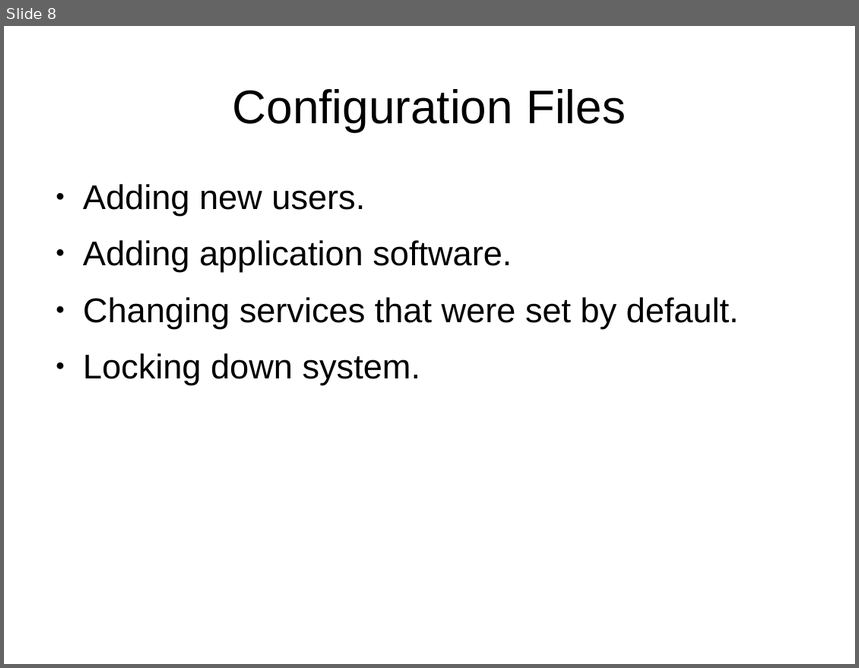
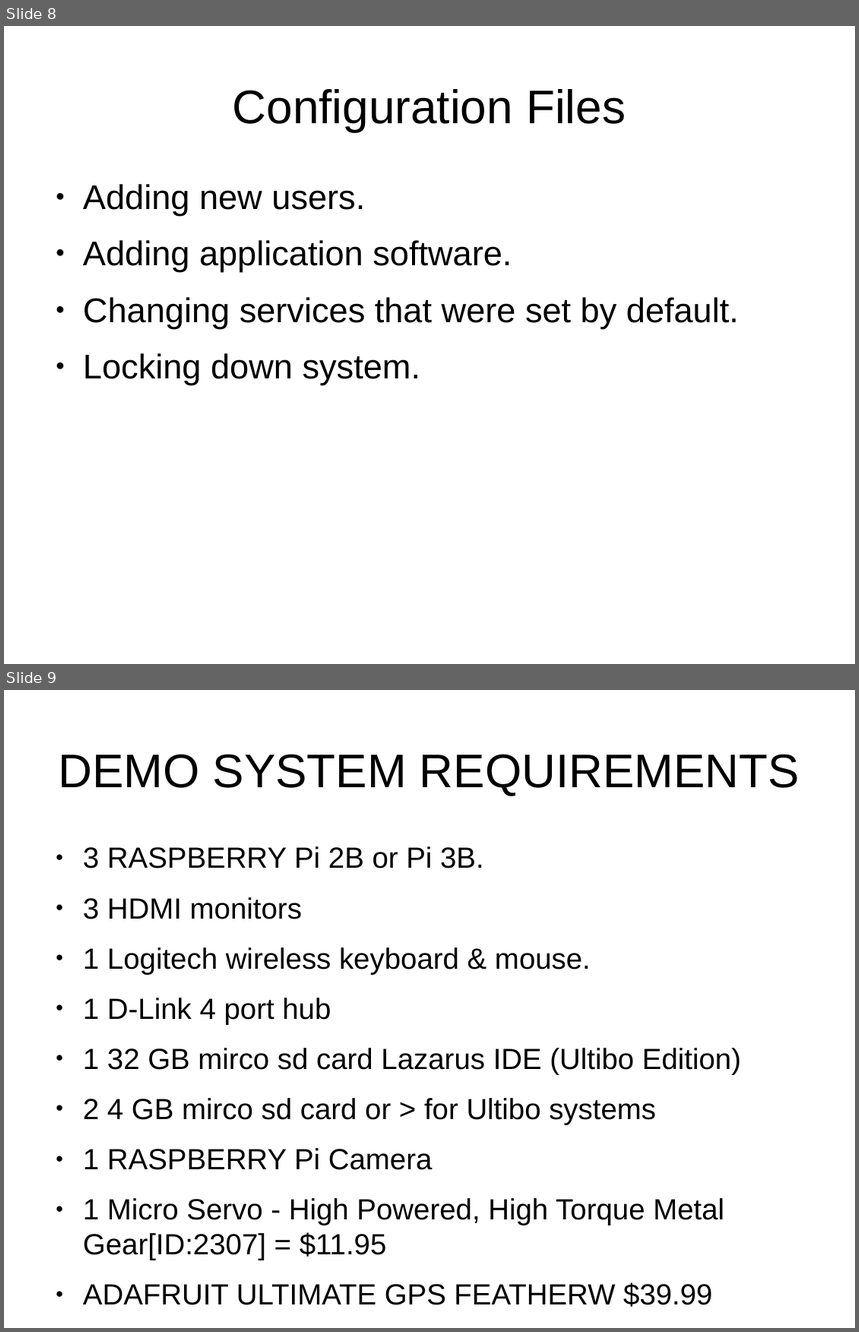
Before and after one commit to develone/raspbian-pi-gen, a slide deck: design.odp. Shown one above the other, each under a label of ours: slide 8 before the commit, slides 8 and 9 after it. The pictures are 859x668 and 859x1332 pixels, drawn with LibreOffice and Linux fonts; fonts in the diff are those of the drawing. Boxes give left, top, right and bottom in pixels: in the first picture for what was removed or moved away, otherwise in the second. Text is boxed around its words. In the diff, an @@ line names an element or a change of style, - is before the commit and + after.

Commit message:
This version built in preparation of new RPi3B+ This is using the latest version of Core 03/19/18 from ultibohub.

```diff
--- a/design.odp
+++ b/design.odp
@@ slide 9 added at (x1=4, y1=690, x2=855, y2=1328), background #FFFFFF @@
@@ title added at (x1=58, y1=754, x2=800, y2=796), 44 pt, text #000000 @@
+DEMO SYSTEM REQUIREMENTS
@@ text added at (x1=83, y1=847, x2=741, y2=1307), 27.2 pt, text #000000 @@
+● 3 RASPBERRY Pi 2B or Pi 3B.
+● 3 HDMI monitors
+● 1 Logitech wireless keyboard & mouse.
+● 1 D-Link 4 port hub
+● 1 32 GB mirco sd card Lazarus IDE (Ultibo Edition)
+● 2 4 GB mirco sd card or > for Ultibo systems
+● 1 RASPBERRY Pi Camera
+● 1 Micro Servo - High Powered, High Torque Metal Gear[ID:2307] = $11.95
+● ADAFRUIT ULTIMATE GPS FEATHERW $39.99
```
Also in this commit, not shown: 5 slides changed, 3 other slides added, 4 other files.
